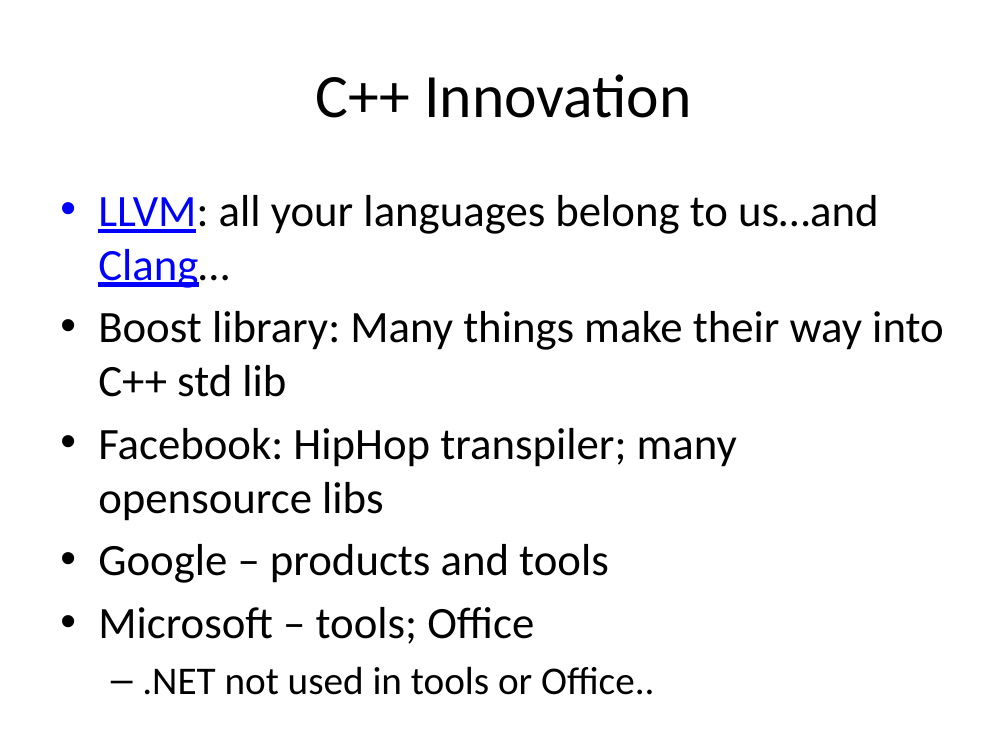
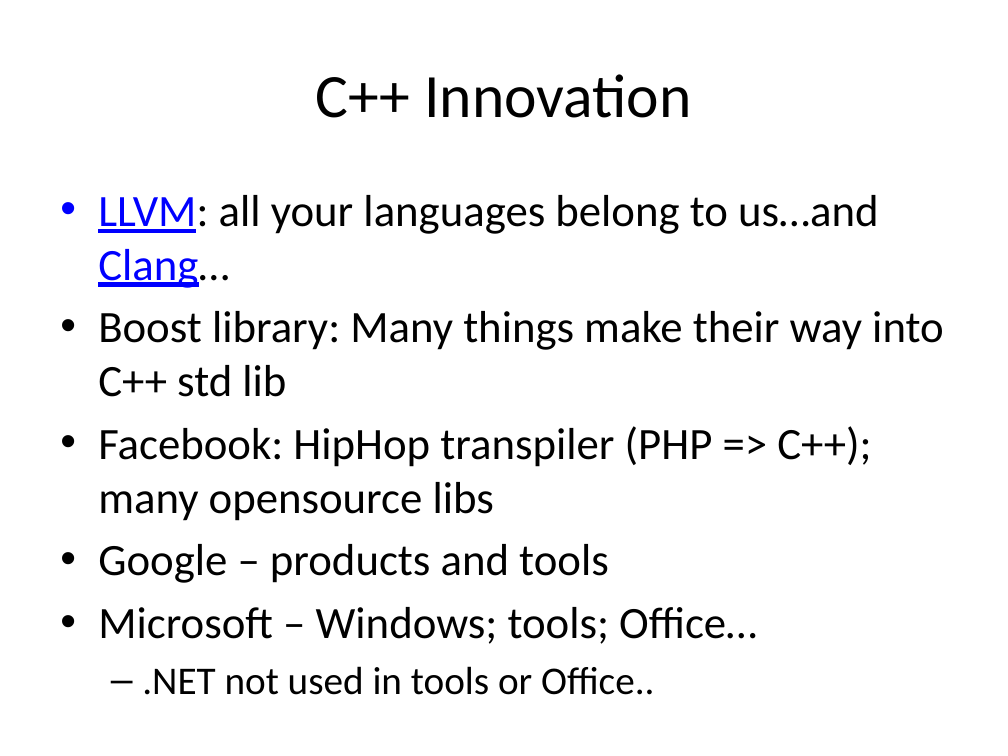
Before and after one commit to fellmad/FunWithCpp11, a slide deck: slide 13 of doc/Fun_with_C++11.pptx (slide 11 before the commit). Drawn at 1008x756 pixels with LibreOffice and Linux fonts; fonts in the diff are those of the drawing. Boxes give left, top, right and bottom in pixels: in the first picture for what was removed or moved away, otherwise in the second. Text is boxed around its words. In the diff, an @@ line names an element or a change of style, - is before the commit and + after.

```diff
--- a/doc/Fun_with_C++11.pptx
+++ b/doc/Fun_with_C++11.pptx
@@ text at <box>98,426,871,521</box>: text changed @@
-• Facebook: HipHop transpiler; many opensource libs
+• Facebook: HipHop transpiler (PHP => C++); many opensource libs
@@ text at <box>98,607,757,644</box>: text changed @@
-• Microsoft – tools; Office
+• Microsoft – Windows; tools; Office…
```
Also in this commit, not shown: 18 other slides changed, 6 slides added, 1 slide removed.
